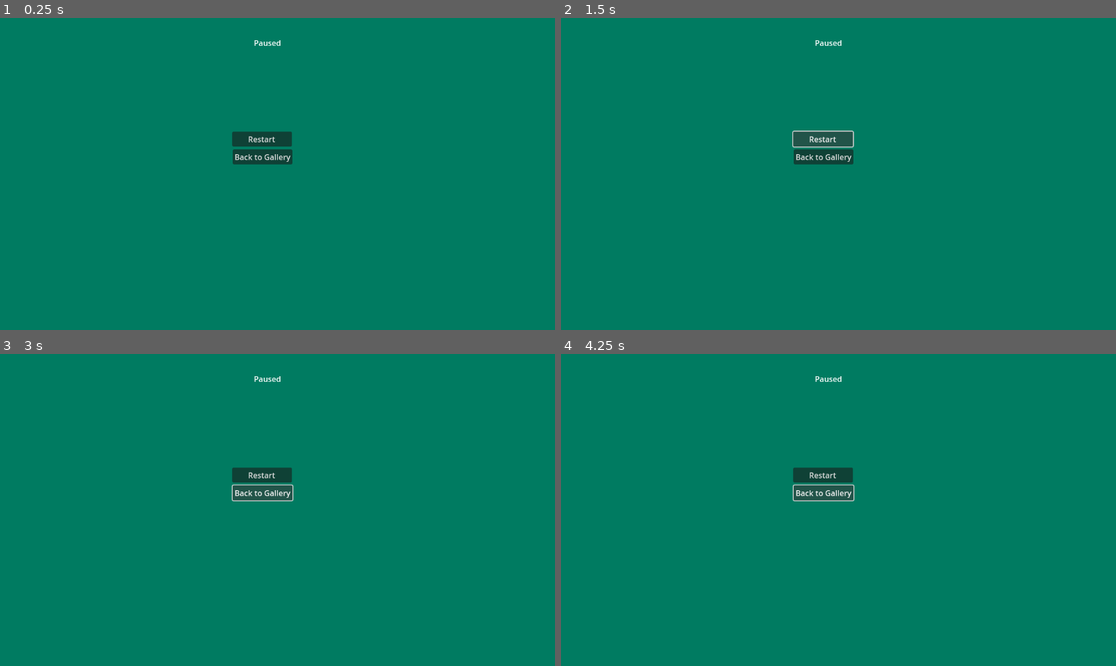
Above: before the commit, frames 1-4 (two rows, left to right).
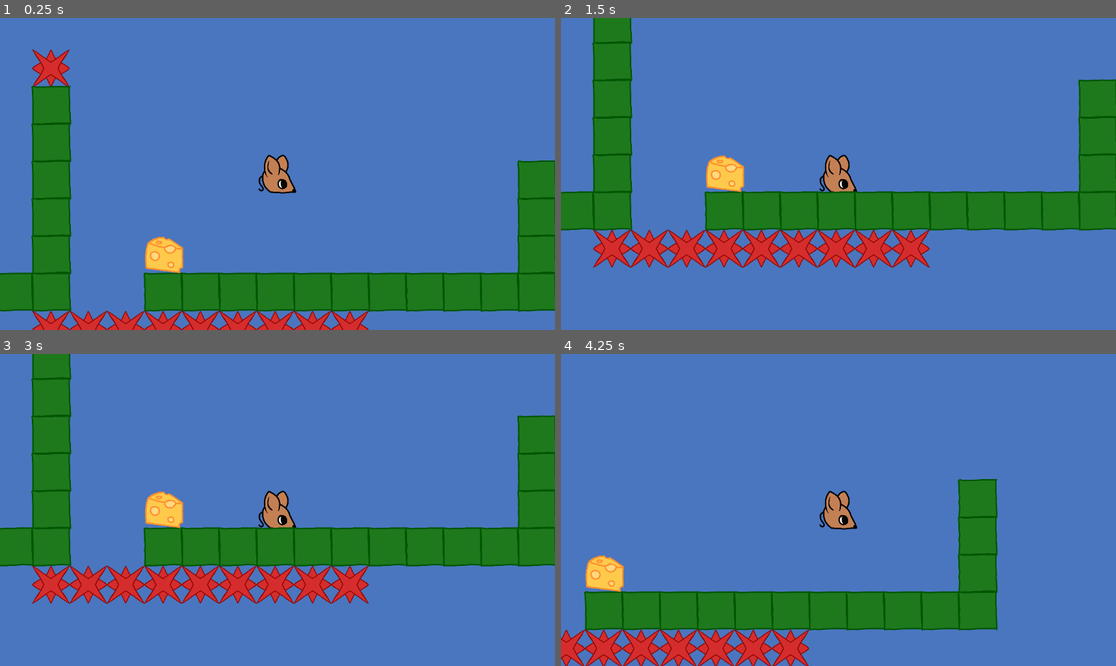
Above: after the commit, the same moments.

Repository: yourname3/jf_f24
Game: Godot game, scene res://level.tscn
Same seed, same stepped clock (60 frames per second), same inputs: the game is played once before the commit and once after it.
Inputs (mouse positions are in pixels of both pictures, inside the frame that each line leads up to):
- Up to frame 1 (0.25 s): no input
- Up to frame 2 (1.5 s): click (821, 139) at 0.5 s, where only the run before the commit has a clickable "Restart"; click (821, 139) at 1.25 s, where only the run before the commit has a clickable "Restart"
- Up to frame 3 (3 s): click (260, 475) at 2 s, where only the run before the commit has a clickable "Restart"; click (260, 494) at 2.75 s, where only the run before the commit has a clickable "Back to Gallery"
- Up to frame 4 (4.25 s): hold D (player_right) from 3.53 s (still down); hold Z (player_grab) from 3.53 s (still down); tap X (player_jump) at 3.77 s

The runs differ from the first frame. In frame 1, 100% of the frame differs, in the area x 0-100%, y 0-100%; in frame 2, 100%; in frame 3, 100%; in frame 4, 100%.

Commit message:
Create gallery (need to implement the logic)

Diff:
--- /dev/null
+++ b/gallery/gallery.tscn
@@ -0,0 +1,67 @@
+[gd_scene load_steps=3 format=3 uid="uid://cblppf11p3pox"]
+
+[ext_resource type="Theme" uid="uid://dq1aqm2uflpau" path="res://main_theme.tres" id="1_lb248"]
+[ext_resource type="PackedScene" uid="uid://wjxwruhigke3" path="res://gallery/gallery_entry.tscn" id="2_qpxkv"]
+
+[node name="Gallery" type="ColorRect"]
+anchors_preset = 15
+anchor_right = 1.0
+anchor_bottom = 1.0
+grow_horizontal = 2
+grow_vertical = 2
+theme = ExtResource("1_lb248")
+color = Color(0.129331, 0.308338, 0.297984, 1)
+
+[node name="Title" type="Label" parent="."]
+layout_mode = 1
+anchors_preset = 5
+anchor_left = 0.5
+anchor_right = 0.5
+offset_left = -164.5
+offset_top = 10.0
+offset_right = 164.5
+offset_bottom = 54.0
+grow_horizontal = 2
+text = "a rat's gallery of unloved levels"
+
+[node name="GalleryDisplay" type="ColorRect" parent="."]
+layout_mode = 1
+anchors_preset = 13
+anchor_left = 0.5
+anchor_right = 0.5
+anchor_bottom = 1.0
+offset_left = -441.0
+offset_right = 441.0
+grow_horizontal = 2
+grow_vertical = 2
+color = Color(0.0877077, 0.228686, 0.219516, 1)
+
+[node name="GalleryEntry" parent="." instance=ExtResource("2_qpxkv")]
+layout_mode = 1
+anchors_preset = 5
+anchor_left = 0.5
+anchor_right = 0.5
+offset_left = -411.0
+offset_top = 66.0
+offset_right = -171.0
+offset_bottom = 226.0
+grow_horizontal = 2
+
+[node name="Label2" type="Label" parent="."]
+layout_mode = 1
+anchors_preset = 13
+anchor_left = 0.5
+anchor_right = 0.5
+anchor_bottom = 1.0
+offset_left = -135.0
+offset_top = 19.0
+offset_right = 417.0
+offset_bottom = -2.0
+grow_horizontal = 2
+grow_vertical = 2
+text = "this level is about the difficulty of being very consistent at a given task.
+
+with 40 identical cheese jumps in a row, it takes a 98% consistency at the trick to have even a 50% of beating the level on a given attempt.
+
+this level also emphasizes a lack of human intuition about counting. the first 10 jumps feels like more than 10."
+autowrap_mode = 3
--- /dev/null
+++ b/gallery/gallery_entry.tscn
@@ -0,0 +1,82 @@
+[gd_scene load_steps=3 format=3 uid="uid://wjxwruhigke3"]
+
+[ext_resource type="Texture2D" uid="uid://bwvlnssn5ft2h" path="res://gallery/consistency.png" id="1_thtit"]
+[ext_resource type="Theme" uid="uid://dq1aqm2uflpau" path="res://main_theme.tres" id="1_va41p"]
+
+[node name="GalleryEntry" type="TextureRect"]
+z_index = 1
+offset_right = 240.0
+offset_bottom = 160.0
+theme = ExtResource("1_va41p")
+texture = ExtResource("1_thtit")
+expand_mode = 1
+stretch_mode = 6
+
+[node name="ColorRect" type="ColorRect" parent="."]
+z_index = -1
+layout_mode = 0
+offset_left = -4.0
+offset_top = -4.0
+offset_right = 244.0
+offset_bottom = 164.0
+color = Color(0, 0, 0, 1)
+
+[node name="Examine" type="Button" parent="."]
+layout_mode = 1
+anchors_preset = 7
+anchor_left = 0.5
+anchor_top = 1.0
+anchor_right = 0.5
+anchor_bottom = 1.0
+offset_left = -66.5
+offset_top = 10.0
+offset_right = 66.5
+offset_bottom = 62.0
+grow_horizontal = 2
+grow_vertical = 0
+text = "examine"
+
+[node name="Play" type="Button" parent="."]
+visible = false
+layout_mode = 1
+anchors_preset = 7
+anchor_left = 0.5
+anchor_top = 1.0
+anchor_right = 0.5
+anchor_bottom = 1.0
+offset_left = -66.5
+offset_top = 10.0
+offset_right = 66.5
+offset_bottom = 62.0
+grow_horizontal = 2
+grow_vertical = 0
+text = "play!"
+
+[node name="Back" type="Button" parent="."]
+visible = false
+layout_mode = 1
+anchors_preset = 7
+anchor_left = 0.5
+anchor_top = 1.0
+anchor_right = 0.5
+anchor_bottom = 1.0
+offset_left = -66.5
+offset_top = 68.0
+offset_right = 66.5
+offset_bottom = 120.0
+grow_horizontal = 2
+grow_vertical = 0
+text = "back"
+
+[node name="Title" type="Label" parent="."]
+layout_mode = 1
+anchors_preset = 5
+anchor_left = 0.5
+anchor_right = 0.5
+offset_left = -119.0
+offset_top = -51.0
+offset_right = 119.0
+offset_bottom = -7.0
+grow_horizontal = 2
+text = "\"consistency\""
+horizontal_alignment = 1
--- a/main_theme.tres
+++ b/main_theme.tres
@@ -1,3 +1,7 @@
-[gd_resource type="Theme" format=3 uid="uid://dq1aqm2uflpau"]
+[gd_resource type="Theme" load_steps=2 format=3 uid="uid://dq1aqm2uflpau"]
+
+[ext_resource type="FontFile" uid="uid://j2et4xgrtfi7" path="res://fonts/pompiere/Pompiere-Regular.ttf" id="1_07fkl"]
 
 [resource]
+default_font = ExtResource("1_07fkl")
+default_font_size = 36
--- /dev/null
+++ b/pause_menu.gd
@@ -0,0 +1,21 @@
+extends CanvasLayer
+
+func _ready():
+	get_tree().paused = false
+	visible = false
+
+	process_mode = ProcessMode.PROCESS_MODE_ALWAYS
+
+func _process(delta):
+	if Input.is_action_just_pressed("pause"):
+		get_tree().paused = not get_tree().paused
+
+	visible = get_tree().paused
+
+func _on_restart_pressed():
+	var player = get_node("%Player")
+	if player != null:
+		player.die()
+
+func _on_quit_pressed():
+	pass # Replace with function body.
--- a/pause_menu.tscn
+++ b/pause_menu.tscn
@@ -1,8 +1,10 @@
-[gd_scene load_steps=2 format=3 uid="uid://d0wciam5ebgeq"]
+[gd_scene load_steps=3 format=3 uid="uid://d0wciam5ebgeq"]
 
+[ext_resource type="Script" path="res://pause_menu.gd" id="1_olq6u"]
 [ext_resource type="Theme" uid="uid://dq1aqm2uflpau" path="res://main_theme.tres" id="1_qd4gm"]
 
 [node name="PauseMenu" type="CanvasLayer"]
+script = ExtResource("1_olq6u")
 
 [node name="ColorRect" type="ColorRect" parent="."]
 anchors_preset = 15
@@ -14,25 +16,46 @@
 color = Color(0, 0.483815, 0.382077, 1)
 
 [node name="Label" type="Label" parent="ColorRect"]
-layout_mode = 0
-offset_left = 527.0
-offset_top = 40.0
-offset_right = 584.0
-offset_bottom = 63.0
+layout_mode = 1
+anchors_preset = 5
+anchor_left = 0.5
+anchor_right = 0.5
+offset_left = -38.5
+offset_top = 48.0
+offset_right = 38.5
+offset_bottom = 92.0
+grow_horizontal = 2
 text = "Paused"
 
 [node name="Restart" type="Button" parent="ColorRect"]
-layout_mode = 0
-offset_left = 482.0
-offset_top = 236.0
-offset_right = 606.0
-offset_bottom = 267.0
+layout_mode = 1
+anchors_preset = 8
+anchor_left = 0.5
+anchor_top = 0.5
+anchor_right = 0.5
+anchor_bottom = 0.5
+offset_left = -62.0
+offset_top = -59.0
+offset_right = 62.0
+offset_bottom = -7.0
+grow_horizontal = 2
+grow_vertical = 2
 text = "Restart"
 
 [node name="Quit" type="Button" parent="ColorRect"]
-layout_mode = 0
-offset_left = 483.0
-offset_top = 273.0
-offset_right = 607.0
-offset_bottom = 304.0
+layout_mode = 1
+anchors_preset = 8
+anchor_left = 0.5
+anchor_top = 0.5
+anchor_right = 0.5
+anchor_bottom = 0.5
+offset_left = -86.0
+offset_top = 5.0
+offset_right = 86.0
+offset_bottom = 57.0
+grow_horizontal = 2
+grow_vertical = 2
 text = "Back to Gallery"
+
+[connection signal="pressed" from="ColorRect/Restart" to="." method="_on_restart_pressed"]
+[connection signal="pressed" from="ColorRect/Quit" to="." method="_on_quit_pressed"]
--- a/project.godot
+++ b/project.godot
@@ -59,6 +59,12 @@
 "events": [Object(InputEventKey,"resource_local_to_scene":false,"resource_name":"","device":-1,"window_id":0,"alt_press …(192 unchanged characters)…
 ]
 }
+pause={
+"deadzone": 0.5,
+"events": [Object(InputEventKey,"resource_local_to_scene":false,"resource_name":"","device":-1,"window_id":0,"alt_pressed":false,"shift_pressed":false,"ctrl_pressed":false,"meta_pressed":false,"pressed":false,"keycode":0,"physical_keycode":4194305,"key_label":0,"unicode":0,"location":0,"echo":false,"script":null)
+, Object(InputEventKey,"resource_local_to_scene":false,"resource_name":"","device":-1,"window_id":0,"alt_pressed":false,"shift_pressed":false,"ctrl_pressed":false,"meta_pressed":false,"pressed":false,"keycode":0,"physical_keycode":80,"key_label":0,"unicode":112,"location":0,"echo":false,"script":null)
+]
+}
 
 [layer_names]
 
--- a/scene_transition.gd
+++ b/scene_transition.gd
@@ -9,6 +9,8 @@
 	target_scene = scene
 	$AnimationPlayer.play("fadeout")
 
+	get_tree().paused = false
+
 func _anim_change_scene():
 	assert(target_scene != null)
 	get_tree().change_scene_to_packed(target_scene)
--- a/scene_transition.tscn
+++ b/scene_transition.tscn
@@ -6,48 +6,6 @@
 [sub_resource type="ShaderMaterial" id="ShaderMaterial_rxn8a"]
 shader = ExtResource("1_7cngn")
 shader_parameter/all_scale = 100.0
-
-[sub_resource type="Animation" id="Animation_ji2st"]
-resource_name = "fadeout"
-length = 0.3
-tracks/0/type = "value"
-tracks/0/imported = false
-tracks/0/enabled = true
-tracks/0/path = NodePath("ColorRect:material:shader_parameter/all_scale")
-tracks/0/interp = 1
-tracks/0/loop_wrap = true
-tracks/0/keys = {
-"times": PackedFloat32Array(0, 0.266667, 0.3),
-"transitions": PackedFloat32Array(1, 1, 1),
-"update": 0,
-"values": [0.0, 1.0, 100.0]
-}
-tracks/1/type = "value"
-tracks/1/imported = false
-tracks/1/enabled = true
-tracks/1/path = NodePath("ColorRect:visible")
-tracks/1/interp = 1
-tracks/1/loop_wrap = true
-tracks/1/keys = {
-"times": PackedFloat32Array(0),
-"transitions": PackedFloat32Array(1),
-"update": 1,
-"values": [true]
-}
-tracks/2/type = "method"
-tracks/2/imported = false
-tracks/2/enabled = true
-tracks/2/path = NodePath(".")
-tracks/2/interp = 1
-tracks/2/loop_wrap = true
-tracks/2/keys = {
-"times": PackedFloat32Array(0.3),
-"transitions": PackedFloat32Array(1),
-"values": [{
-"args": [],
-"method": &"_anim_change_scene"
-}]
-}
 
 [sub_resource type="Animation" id="Animation_s8vh5"]
 length = 0.001
@@ -92,6 +50,48 @@
 "values": [true, false]
 }
 
+[sub_resource type="Animation" id="Animation_ji2st"]
+resource_name = "fadeout"
+length = 0.3
+tracks/0/type = "value"
+tracks/0/imported = false
+tracks/0/enabled = true
+tracks/0/path = NodePath("ColorRect:material:shader_parameter/all_scale")
+tracks/0/interp = 1
+tracks/0/loop_wrap = true
+tracks/0/keys = {
+"times": PackedFloat32Array(0, 0.266667, 0.3),
+"transitions": PackedFloat32Array(1, 1, 1),
+"update": 0,
+"values": [0.0, 1.0, 100.0]
+}
+tracks/1/type = "value"
+tracks/1/imported = false
+tracks/1/enabled = true
+tracks/1/path = NodePath("ColorRect:visible")
+tracks/1/interp = 1
+tracks/1/loop_wrap = true
+tracks/1/keys = {
+"times": PackedFloat32Array(0),
+"transitions": PackedFloat32Array(1),
+"update": 1,
+"values": [true]
+}
+tracks/2/type = "method"
+tracks/2/imported = false
+tracks/2/enabled = true
+tracks/2/path = NodePath(".")
+tracks/2/interp = 1
+tracks/2/loop_wrap = true
+tracks/2/keys = {
+"times": PackedFloat32Array(0.3),
+"transitions": PackedFloat32Array(1),
+"values": [{
+"args": [],
+"method": &"_anim_change_scene"
+}]
+}
+
 [sub_resource type="AnimationLibrary" id="AnimationLibrary_jxi5r"]
 _data = {
 "RESET": SubResource("Animation_s8vh5"),
Not shown, added: fonts/pompiere/OFL.txt
Binary file added: fonts/pompiere/Pompiere-Regular.ttf
Not shown, added: fonts/pompiere/Pompiere-Regular.ttf.import
Binary file added: gallery/consistency.png
Not shown, added: gallery/consistency.png.import
